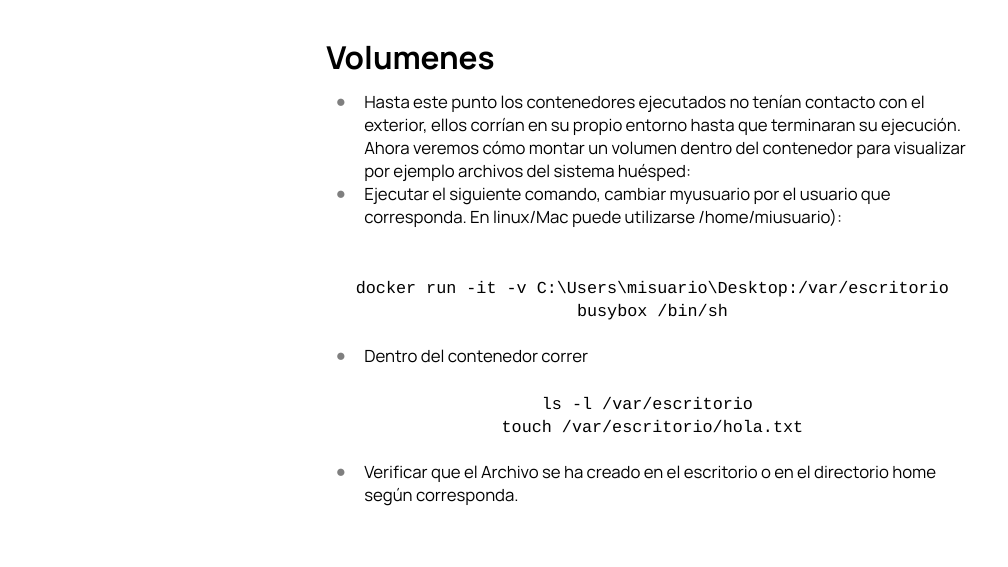
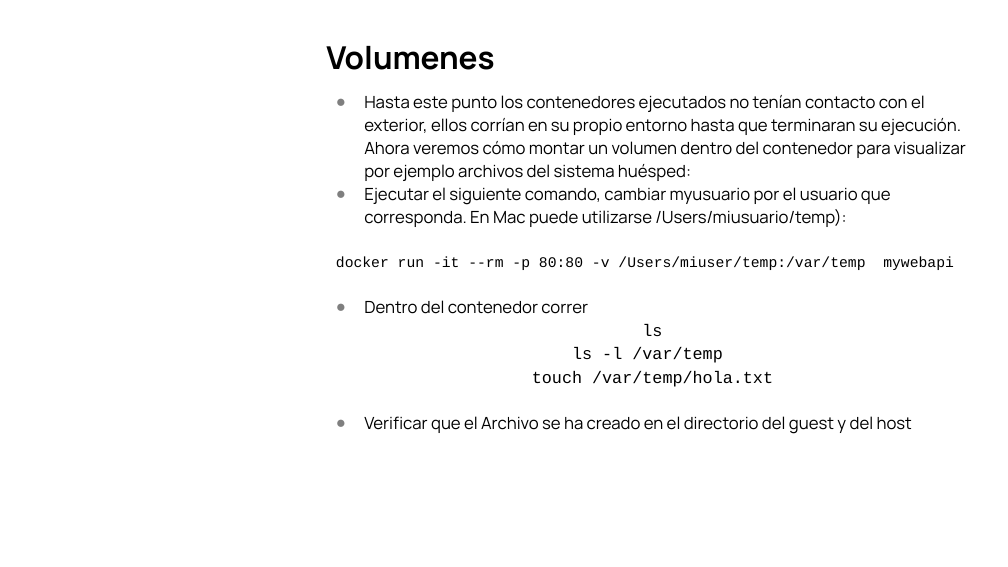
Before and after one commit to ingsoft3ucc/TPS_2024, a slide deck: slide 13 of trabajos/02-introduccion-docker.pptx (slide 12 before the commit). Drawn at 1008x567 pixels with LibreOffice and Linux fonts; fonts in the diff are those of the drawing; background and template pictures are left out. Boxes give left, top, right and bottom in pixels: in the first picture for what was removed or moved away, otherwise in the second. Text is boxed around its words. In the diff, an @@ line names an element or a change of style, - is before the commit and + after.

Commit message:
Nueva ppt de modificar dockerfile

```diff
--- a/trabajos/02-introduccion-docker.pptx
+++ b/trabajos/02-introduccion-docker.pptx
@@ text at (336, 187, 954, 270): text changed @@
-● Ejecutar el siguiente comando, cambiar myusuario por el usuario que corresponda. En linux/Mac puede utilizarse /home/miusuario):
-docker run -it -v C:\Users\misuario\Desktop:/var/escritorio busybox /bin/sh
+● Ejecutar el siguiente comando, cambiar myusuario por el usuario que corresponda. En Mac puede utilizarse /Users/miusuario/temp):
+docker run -it --rm -p 80:80 -v /Users/miuser/temp:/var/temp mywebapi
@@ text at (364, 324, 912, 434): text changed @@
-ls -l /var/escritorio
-touch /var/escritorio/hola.txt
-● Verificar que el Archivo se ha creado en el escritorio o en el directorio home según corresponda.
+ls
+ls -l /var/temp
+touch /var/temp/hola.txt
+● Verificar que el Archivo se ha creado en el directorio del guest y del host
```
Also in this commit, not shown: 1 other slide changed, 1 slide added, 1 slide removed.
